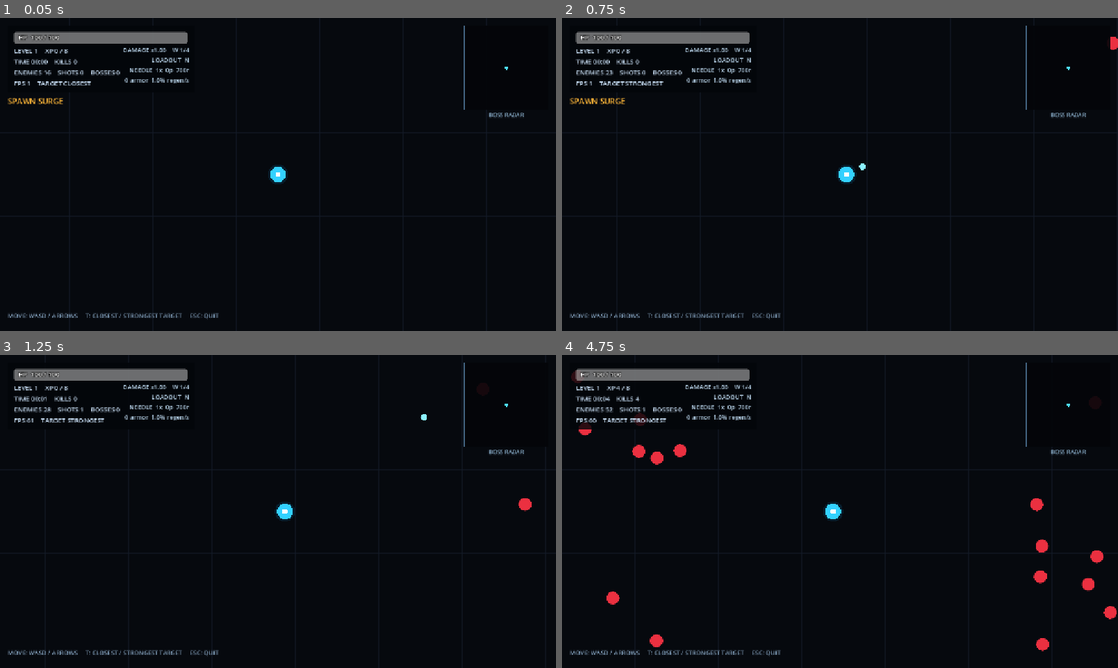
Above: before the commit, frames 1-4 (two rows, left to right).
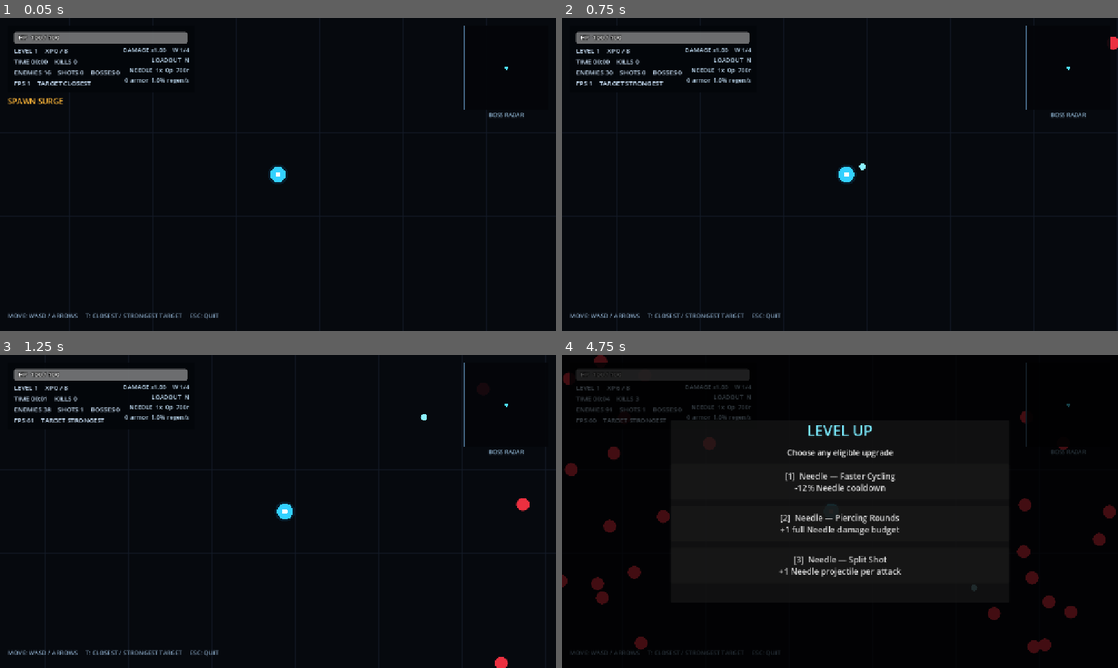
Above: after the commit, the same moments.

Repository: LoushengM/overrun
Game: Godot game, scene res://scenes/main.tscn
Two runs of this game, one before a commit and one after it. Both use one fixed random seed, a clock stepped at 60 frames per second and the inputs below.
Inputs:
- Up to frame 1 (0.05 s): no input
- Up to frame 2 (0.75 s): tap Enter at 0.5 s; hold D from 0.53 s (still down); tap T at 0.6 s
- Up to frame 3 (1.25 s): keep holding D
- Up to frame 4 (4.75 s): release D at 1.28 s; hold S 1.28-2.03 s; tap R at 1.35 s; hold D 2.03-2.78 s; hold Enter 2.03-2.78 s; hold W 2.78-3.53 s; tap 1 at 2.85 s; hold A from 3.53 s (still down); tap 2 at 3.6 s; tap 3 at 4.35 s

Frame 1 is identical in both runs. In frame 2, 0.2% of the frame differs, in the area x 1-100%, y 6-28%; in frame 3, 0.1%; in frame 4, 8.3%, in the area x 0-100%, y 0-100%.

Commit message:
Double run progression pace

Diff:
--- a/src/game_config.gd
+++ b/src/game_config.gd
@@ -76,6 +76,8 @@
 const FIELD_SLOW_MULTIPLIER := 0.65
 const FIELD_CAP := 48
 
+const GAME_PACE_MULTIPLIER := 2.0
+
 const OFFENSE_PITY_MAX_LEVEL := 30
 const OFFENSE_PITY_TARGET_TTK := 0.90
 const OFFENSE_PITY_SEVERE_RATIO := 0.65
@@ -89,7 +91,7 @@
 const PICKUP_CAP := 40
 const BOSS_CAP := 10
 const GRID_CELL_SIZE := 96.0
-const MAX_SPAWNS_PER_TICK := 12
+const MAX_SPAWNS_PER_TICK := 24
 const MAX_SPAWN_DEBT_SECONDS := 0.50
 
 const NORMAL_ENEMY_HEALTH := 10.0
--- a/src/simulation_world.gd
+++ b/src/simulation_world.gd
@@ -745,7 +745,7 @@
             continue
 
         kills += 1
-        xp += enemy_xp[i]
+        xp += maxi(1, int(round(float(enemy_xp[i]) * GameConfig.GAME_PACE_MULTIPLIER)))
         if enemy_kinds[i] == EnemyKind.BOSS:
             pending_boss_rewards += 1
             boss_defeated = true
@@ -772,6 +772,14 @@
     if player_health >= ceiling:
         return
     player_health = minf(ceiling, player_health + player_max_health * player_regen_rate * delta)
+
+
+func _paced_elapsed_time() -> float:
+    return elapsed_time * GameConfig.GAME_PACE_MULTIPLIER
+
+
+func _paced_minutes() -> float:
+    return _paced_elapsed_time() / 60.0
 
 
 func _update_spawning(delta: float) -> void:
@@ -793,8 +801,11 @@
         surge_active = true
         surge_time = 0.0
 
-    var minutes := elapsed_time / 60.0
-    var base_rate := minf(150.0, 8.0 + 3.0 * minutes + 0.8 * minutes * minutes)
+    var minutes := _paced_minutes()
+    var base_rate := GameConfig.GAME_PACE_MULTIPLIER * minf(
+        150.0,
+        8.0 + 3.0 * minutes + 0.8 * minutes * minutes
+    )
     var surge_multiplier := 1.0
     if surge_active:
         surge_multiplier = 1.0 + 3.0 * minf(1.0, surge_time / GameConfig.SURGE_RAMP_TIME)
@@ -813,7 +824,7 @@
 func _update_boss_schedule() -> void:
     if benchmark_mode:
         return
-    if elapsed_time < next_boss_time:
+    if _paced_elapsed_time() < next_boss_time:
         return
     next_boss_time += GameConfig.BOSS_INTERVAL
     if get_boss_count() >= GameConfig.BOSS_CAP:
@@ -831,7 +842,7 @@
         angle = player_move_direction.angle() + rng.randf_range(-0.55, 0.55)
     var view_scale := _camera_view_scale()
     var distance := rng.randf_range(760.0 * view_scale, 1040.0 * view_scale)
-    var minutes := elapsed_time / 60.0
+    var minutes := _paced_minutes()
     var damage_scale := 1.0 + 0.10 * minutes + 0.020 * minutes * minutes
     _add_enemy(
         player_position + Vector2.from_angle(angle) * distance,
@@ -846,7 +857,7 @@
 
 
 func _current_normal_speed_scale() -> float:
-    var minutes := elapsed_time / 60.0
+    var minutes := _paced_minutes()
     return (
         1.0
         + GameConfig.NORMAL_ENEMY_SPEED_SCALE_PER_MINUTE * minutes
@@ -855,7 +866,7 @@
 
 
 func _current_boss_speed_scale() -> float:
-    var minutes := elapsed_time / 60.0
+    var minutes := _paced_minutes()
     return 1.0 + GameConfig.BOSS_SPEED_SCALE_PER_MINUTE * minutes
 
 
@@ -880,7 +891,7 @@
     var view_scale := _camera_view_scale()
     var distance := rng.randf_range(1050.0 * view_scale, 1450.0 * view_scale)
     var position := player_position + Vector2.from_angle(angle) * distance
-    var minutes := elapsed_time / 60.0
+    var minutes := _paced_minutes()
     var damage_scale := 1.0 + 0.14 * minutes + 0.025 * minutes * minutes
     _add_enemy(
         position,
@@ -1155,13 +1166,13 @@
 
 
 func _current_normal_enemy_health() -> float:
-    var minutes := elapsed_time / 60.0
+    var minutes := _paced_minutes()
     var health_scale := 1.0 + 0.12 * minutes + 0.025 * minutes * minutes
     return GameConfig.NORMAL_ENEMY_HEALTH * health_scale
 
 
 func _current_boss_health() -> float:
-    var minutes := elapsed_time / 60.0
+    var minutes := _paced_minutes()
     var health_scale := (
         1.0
         + GameConfig.BOSS_HEALTH_SCALE_LINEAR * minutes
@@ -1479,6 +1490,8 @@
         "xp": xp,
         "xp_required": xp_required,
         "elapsed": elapsed_time,
+        "game_pace": GameConfig.GAME_PACE_MULTIPLIER,
+        "paced_elapsed": _paced_elapsed_time(),
         "kills": kills,
         "enemies": enemy_positions.size(),
         "projectiles": projectile_positions.size(),
--- a/tests/regression_test.gd
+++ b/tests/regression_test.gd
@@ -22,6 +22,7 @@
     _test_upgrade_roll_weights(world)
     _test_player_invulnerability(world)
     _test_speed_upgrade_camera_zoom(world)
+    _test_game_pace_scaling(world)
     _test_enemy_speed_scaling(world)
     _test_boss_scaling_and_protection(world)
     _test_weapon_slots_and_boss_rewards(scene, world, hud)
@@ -261,6 +262,40 @@
     assert(spawn_distance <= 1040.0 * 1.10 + 0.01, "Zoom-scaled normal spawn distance must retain its upper bound")
 
 
+func _test_game_pace_scaling(world: SimulationWorld) -> void:
+    assert(is_equal_approx(GameConfig.GAME_PACE_MULTIPLIER, 2.0), "The run progression clock must be doubled")
+    assert(GameConfig.MAX_SPAWNS_PER_TICK == 24, "The per-tick spawn cap must scale with the doubled throughput")
+
+    world.reset_run()
+    _clear_combat_state(world)
+    world.elapsed_time = 15.0
+    assert(is_equal_approx(world._paced_elapsed_time(), 30.0), "The progression clock must advance twice as fast as displayed run time")
+
+    world.xp = 0
+    world._add_enemy(Vector2.ZERO, 0.0, 0.0, 0.0, 14.0, GameConfig.NORMAL_ENEMY_XP, SimulationWorld.EnemyKind.NORMAL, Vector2.ZERO)
+    world._process_deaths()
+    assert(world.xp == 2, "Normal enemy XP rewards must double with game pace")
+
+    _clear_combat_state(world)
+    world.elapsed_time = 0.0
+    world.player_position = Vector2.ZERO
+    world.spawn_accumulator = 0.0
+    world.surge_active = false
+    world.surge_cooldown = 999.0
+    world.threat_check_timer = 999.0
+    world._update_spawning(0.50)
+    assert(world.enemy_positions.size() == 8, "Opening spawn throughput must double from 8 to 16 enemies per second")
+
+    _clear_combat_state(world)
+    world.next_boss_time = GameConfig.FIRST_BOSS_TIME
+    world.elapsed_time = GameConfig.FIRST_BOSS_TIME / GameConfig.GAME_PACE_MULTIPLIER - 0.01
+    world._update_boss_schedule()
+    assert(world.get_boss_count() == 0, "The first boss must not spawn before 22.5 real seconds")
+    world.elapsed_time = GameConfig.FIRST_BOSS_TIME / GameConfig.GAME_PACE_MULTIPLIER
+    world._update_boss_schedule()
+    assert(world.get_boss_count() == 1, "The first boss must spawn at 22.5 real seconds under 2x pace")
+
+
 func _test_enemy_speed_scaling(world: SimulationWorld) -> void:
     _clear_combat_state(world)
     world.player_position = Vector2.ZERO
@@ -271,9 +306,9 @@
     assert(is_equal_approx(world.enemy_positions[0].x, 950.0), "Normal enemies must use base speed at run start")
 
     world.enemy_positions[0] = Vector2(1000.0, 0.0)
-    world.elapsed_time = 600.0
+    world.elapsed_time = 300.0
     world._update_enemies(0.50)
-    assert(is_equal_approx(world.enemy_positions[0].x, 910.0), "Existing normal enemies must accelerate as run time increases")
+    assert(is_equal_approx(world.enemy_positions[0].x, 910.0), "Five real minutes must reach the old ten-minute enemy speed")
 
     world.enemy_positions[0] = Vector2(2000.0, 0.0)
     world.elapsed_time = 0.0
@@ -292,8 +327,8 @@
 
 
 func _test_boss_scaling_and_protection(world: SimulationWorld) -> void:
-    world.elapsed_time = 300.0
-    assert(is_equal_approx(world._current_boss_health(), 6050.0), "Boss health must scale aggressively by five minutes")
+    world.elapsed_time = 150.0
+    assert(is_equal_approx(world._current_boss_health(), 6050.0), "Two and a half real minutes must reach the old five-minute boss health")
 
     _clear_combat_state(world)
     world.elapsed_time = 0.0
Not shown, changed: README.md
Not shown, changed: docs/MVP_DESIGN.md
